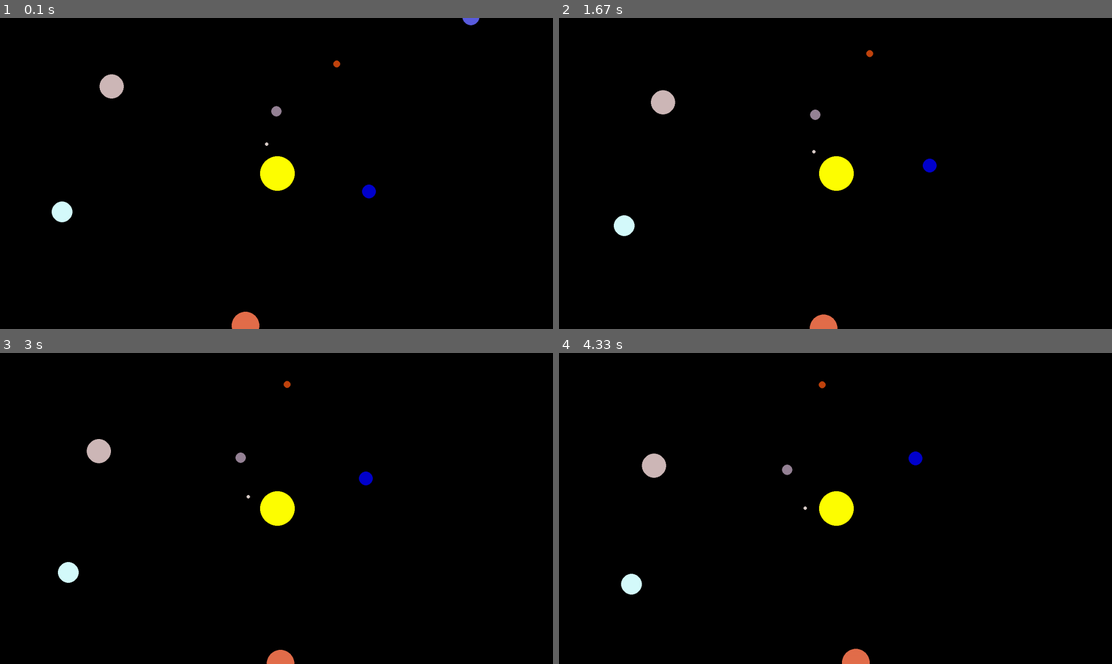
Above: before the commit, frames 1-4 (two rows, left to right).
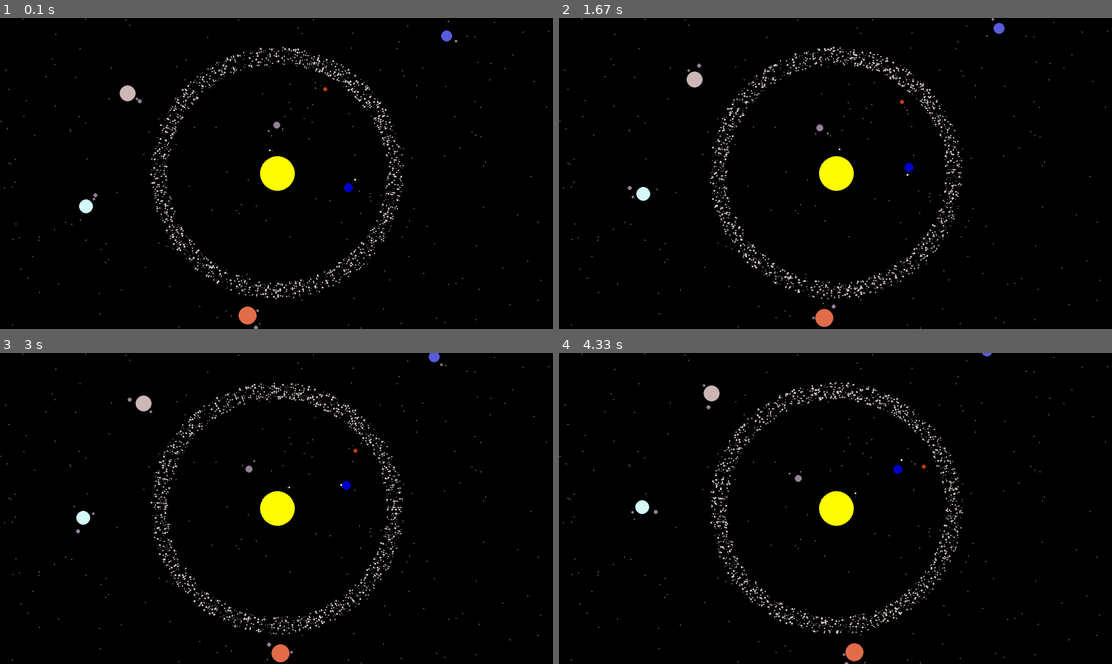
Above: after the commit, the same moments.

Repository: jmwhitworth/Pygame-Solar-System
Game: pygame game, started from solarsystem.py
The game is run twice, just before and just after one commit, with the same random seed, the same clock (stepped at 60 frames per second) and the same inputs.
Inputs:
- Up to frame 1 (0.1 s): no input
- Up to frame 2 (1.67 s): no input
- Up to frame 3 (3 s): no input
- Up to frame 4 (4.33 s): no input

The runs differ from the first frame. In frame 1, 3.1% of the frame differs, in the area x 0-100%, y 0-100%; in frame 2, 3.1%; in frame 3, 3.1%; in frame 4, 3.1%.

Commit message:
Update solarsystem.py
Project completed.

Diff:
--- a/solarsystem.py
+++ b/solarsystem.py
@@ -1,7 +1,7 @@
 import sys
 import pygame as pg
 from math import sin,cos,pi, radians
-from random import randrange
+from random import randrange, uniform
 
 WIDTH, HEIGHT = 1600, 900
 WIN = pg.display.set_mode((WIDTH, HEIGHT))
@@ -19,8 +19,7 @@
 PURPLE = (255,0,255)
 WHITE = (255,255,255)
 
-
-def main(stars, planets):
+def main(stars, satelites):
     clock = pg.time.Clock()
     run = True
     while run: # test if program has been quit
@@ -28,15 +27,12 @@
         for event in pg.event.get():
             if event.type == pg.QUIT:
                 run = False
-        draw_window(stars, planets)
+        draw_window(stars, satelites)
 
-
-def draw_window(stars, planets):
+def draw_window(stars, satelites):
     WIN.fill((0, 0, 0)) # blank screen
-
     [star.generate(WIN) for star in stars]
-    [planet.calculateMovement(WIN) for planet in planets]
-
+    [satelite.calculateMovement(WIN) for satelite in satelites]
     pg.display.update() # update screen
 
 
@@ -52,48 +48,82 @@
     def generate(self, WIN):
         pg.draw.circle(WIN, self.colour, (self.x, self.y), self.size*10)
 
-class planet():
+class satelite():
     instances = []
-    def __init__(self, center_of_rotation_x, center_of_rotation_y, size, distance, velocity, colour):
+    def __init__(self, parent, size, distance, velocity, colour):
         self.__class__.instances.append(self)
-        self.size = size/2
-        self.radius = distance*90
+        self.size = size/3
+        self.radius = distance*70
         self.velocity = velocity/10000
         self.colour = colour
-        self.center_of_rotation_x = center_of_rotation_x
-        self.center_of_rotation_y = center_of_rotation_y
+        self.parent = parent
+        self.center_of_rotation_x = parent.x
+        self.center_of_rotation_y = parent.y
         self.angle = radians(randrange(0,360))
-
-        self.x = center_of_rotation_x + self.radius * cos(self.angle) #Starting position x
-        self.y = center_of_rotation_y - self.radius * sin(self.angle) #Starting position y
-
+        self.x = self.center_of_rotation_x + self.radius * cos(self.angle)
+        self.y = self.center_of_rotation_y - self.radius * sin(self.angle)
 
     def calculateMovement(self, WIN):
-        self.x = self.center_of_rotation_x + self.radius * cos(self.angle) #Starting position x
-        self.y = self.center_of_rotation_y - self.radius * sin(self.angle) #Starting position y
-        pg.draw.circle(WIN, self.colour, (self.x, self.y), self.size*10)
+        self.center_of_rotation_x = self.parent.x #updates position of the body it's circling
+        self.center_of_rotation_y = self.parent.y
+        self.x = self.center_of_rotation_x + self.radius * cos(self.angle) # generate position based on what we're orbiting + our angle
+        self.y = self.center_of_rotation_y - self.radius * sin(self.angle)
+        pg.draw.circle(WIN, self.colour, (self.x, self.y), self.size*10) # draw to the screen
         self.angle = self.angle + self.velocity # New angle, we add angular velocity
         self.x = self.x + self.radius * self.velocity * cos(self.angle + pi / 2) # New x
         self.y = self.y - self.radius * self.velocity * sin(self.angle + pi / 2) # New y
 
+# stars(size, x, y, colour)
+    #background stars
+for i in range(0,200):
+    bg_stars = star(uniform(1.0,2.0)/10, randrange(0,WIDTH), randrange(0,HEIGHT), (randrange(220,255),randrange(220,255),randrange(220,255)))
 
-# star(size, x, y)
+    #the Sun
 sun = star(5, WIDTH/2, HEIGHT/2, YELLOW)
 
-#planet(centre_of_x, center_of_y, size, distance, velocity, colour)
-mercury = planet(sun.x, sun.y, 1, 1, 48, (219,206,202))
-venus = planet(sun.x, sun.y, 3, 2, 35, (150,131,150))
-earth = planet(sun.x, sun.y, 4, 3, 30, (0,0,205))
-mars = planet(sun.x, sun.y, 2, 4, 24, (193,68,14))
-jupiter = planet(sun.x, sun.y, 8, 5, 13, (227,110,75))
-saturn = planet(sun.x, sun.y, 7, 6, 10, (206,184,184))
-uranus = planet(sun.x, sun.y, 6, 7, 7, (213,251,252))
-neptune = planet(sun.x, sun.y, 5, 8, 5, (91,93,223))
+# satelites(orbitining, size, distance, velocity, colour)
+mercury = satelite(sun, 1, 1, -48, (219,206,202))
+venus = satelite(sun, 3, 2, 35, (150,131,150))
+earth = satelite(sun, 4, 3, 30, (0,0,205))
+mars = satelite(sun, 2, 4, -24, (193,68,14))
+jupiter = satelite(sun, 8, 6, 13, (227,110,75))
+saturn = satelite(sun, 7, 7, -10, (206,184,184))
+uranus = satelite(sun, 6, 8, -7, (213,251,252))
+neptune = satelite(sun, 5, 9, 5, (91,93,223))
 
-#the_moon = planet(mercury.x, mercury.y, 0.2, 0.1, 50, (255,255,255))
+# moons(orbitining, size, distance, velocity, colour)
+    #mercury
+venus_moon = satelite(mercury, 0.6, 0.1, 200, (150,131,150))
+    #venus
+venus_moon = satelite(venus, 0.8, 0.3, -180, (150,131,150))
+venus_moon = satelite(venus, 1, 0.4, 200, (150,131,150))
+    #earth
+Tmoon = satelite(earth, 0, 0.2, -300, (0,0,0))
+Ttmoon = satelite(Tmoon, 0, 0.2, 350, (0,0,0))
+Tttmoon = satelite(Ttmoon, 1, 0.2, -250, (255,255,255))
+    #mars
+mars_moon = satelite(mars, 0.4, 0.25, -380, (150,131,150))
+mars_moon = satelite(mars, 0.7, 0.4, 240, (150,131,150))
+    #jupiter
+jupiter_moon = satelite(jupiter, 2, 0.6, 200, (150,131,150))
+jupiter_moon = satelite(jupiter, 1.4, 0.45, -380, (150,131,150))
+jupiter_moon = satelite(jupiter, 0.7, 0.6, 240, (150,131,150))
+    #saturn
+saturn_moon = satelite(saturn, 2, 0.6, 200, (150,131,150))
+saturn_moon = satelite(saturn, 1.4, 0.45, -380, (150,131,150))
+    #uranus
+uranus_moon = satelite(uranus, 2, 0.6, 200, (150,131,150))
+uranus_moon = satelite(uranus, 1.4, 0.45, -380, (150,131,150))
+uranus_moon = satelite(uranus, 0.7, 0.6, 240, (150,131,150))
+    #neptune
+neptune_moon = satelite(neptune, 1.4, 0.45, -380, (150,131,150))
+neptune_moon = satelite(neptune, 0.7, 0.6, 240, (150,131,150))
 
+#asteroid belt - MAKE NEW CLASS
+for i in range(0,2000):
+    asteroid = satelite(sun, uniform(0.1,1.0), uniform(4.5, 5.2), randrange(20,22), (219,206,202))
 
 if __name__ == '__main__':
-    main(star.instances, planet.instances)
+    main(star.instances, satelite.instances)
     quit()
     sys.exit()
